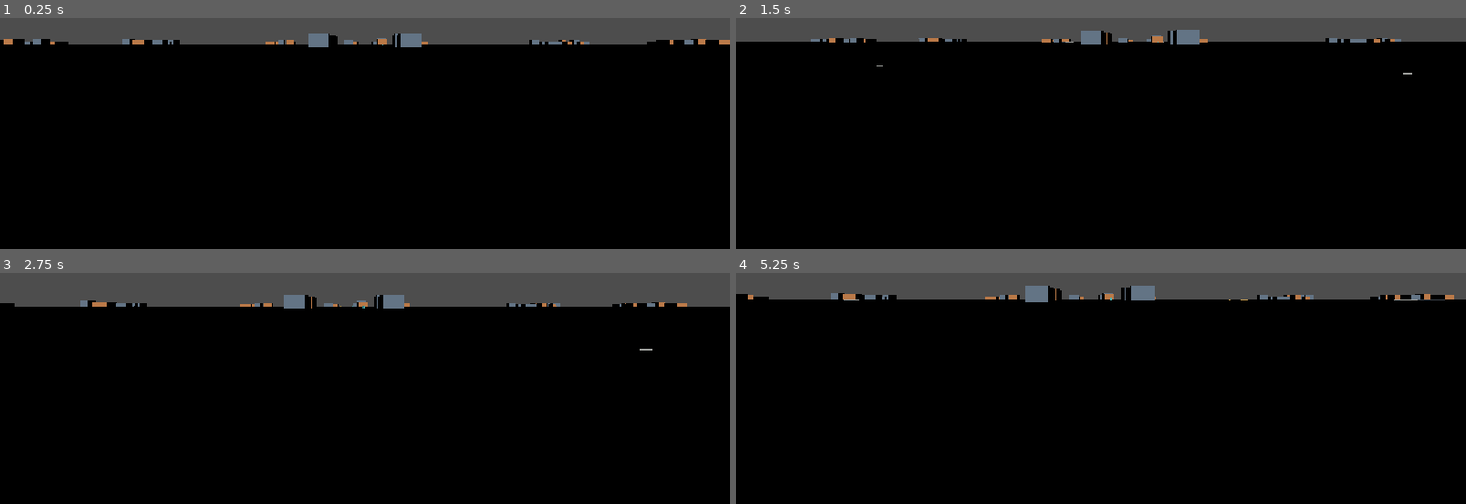
Above: before the commit, frames 1-4 (two rows, left to right).
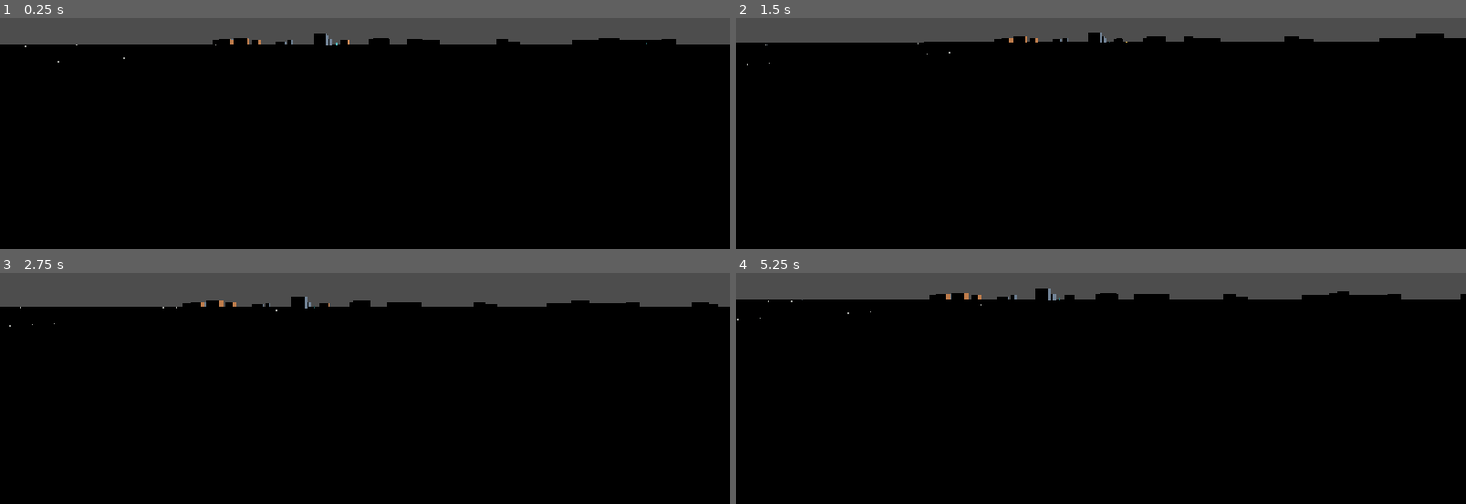
Above: after the commit, the same moments.

Repository: renyuba123/song-wai-mai
Game: Godot game, scene res://scenes/main/main.tscn
Two runs of this game, one before a commit and one after it. Both use one fixed random seed, a clock stepped at 60 frames per second and the inputs below.
Inputs (mouse positions are in pixels of both pictures, inside the frame that each line leads up to):
- Up to frame 1 (0.25 s): no input
- Up to frame 2 (1.5 s): tap Enter at 0.5 s; move the mouse to (1137, 41) at 0.52 s; hold W (move_forward) from 0.53 s (still down); tap E (interact) at 0.6, 1.35 s; move the mouse to (1064, 45) at 1.27 s
- Up to frame 3 (2.75 s): keep holding W (move_forward); tap R (restart) at 2 s; move the mouse to (379, 291) at 2.02 s; tap E (interact) at 2.1 s
- Up to frame 4 (5.25 s): keep holding W (move_forward); move the mouse to (1093, 305) at 2.77 s; tap E (interact) every 0.75 s from 2.85 to 5.1 s; tap R (restart) at 3.5 s; move the mouse to (1152, 303) at 3.52 s; move the mouse to (1042, 293) at 4.27 s; move the mouse to (1108, 298) at 5.02 s

The runs differ from the first frame. In frame 1, 1.7% of the frame differs, in the area x 0-100%, y 6-20%; in frame 2, 1.6%; in frame 3, 1.6%; in frame 4, 1.9%, in the area x 0-100%, y 5-21%.

Commit message:
feat(core): spawn player at the generated city start

Diff:
--- a/scripts/core/main.gd
+++ b/scripts/core/main.gd
@@ -6,13 +6,24 @@
 @onready var world: WorldGenerator = $World
 @onready var navigation: NavigationService = $NavigationSystem
 @onready var traffic: TrafficSpawner = $TrafficSystem
+@onready var player: PlayerController = $Player
 
 
 func _ready() -> void:
 	world.world_generated.connect(_on_world_generated)
 	world.regenerate()
+	_place_player()
 
 
 func _on_world_generated(network: RoadNetwork) -> void:
 	navigation.build(network)
 	traffic.build(network)
+
+
+func _place_player() -> void:
+	if world.city == null or world.city.player_start == null:
+		return
+	var start := world.city.player_start
+	player.global_position = start.position
+	player.rotation.y = start.facing_yaw
+	player.velocity = Vector3.ZERO
--- a/scripts/demo/city_demo.gd
+++ b/scripts/demo/city_demo.gd
@@ -49,7 +49,14 @@
 func _update_overlay() -> void:
 	if _overlay == null or world.report.is_empty():
 		return
-	_overlay.text = "大城市送外卖 · 3D 路网\n主干路：红　次干路：黄　支路：青\n种子 %d · 节点 %d · 路段 %d · 硬规则：%s" % [
+	var city_line := "城市：未生成"
+	if not world.city_report.is_empty():
+		city_line = "地块 %d · 建筑 %d · 站点 %d · 出入口 %d · 城市规则：%s" % [
+			world.city_report.lots, world.city_report.buildings,
+			world.city_report.sites, world.city_report.entrances,
+			"通过" if world.city_report.valid else "失败"
+		]
+	_overlay.text = "大城市送外卖 · 3D 路网\n主干路：红　次干路：黄　支路：青\n种子 %d · 节点 %d · 路段 %d · 硬规则：%s\n%s" % [
 		world.random_seed, world.report.nodes, world.report.edges,
-		"通过" if world.report.valid else "失败"
+		"通过" if world.report.valid else "失败", city_line
 	]
